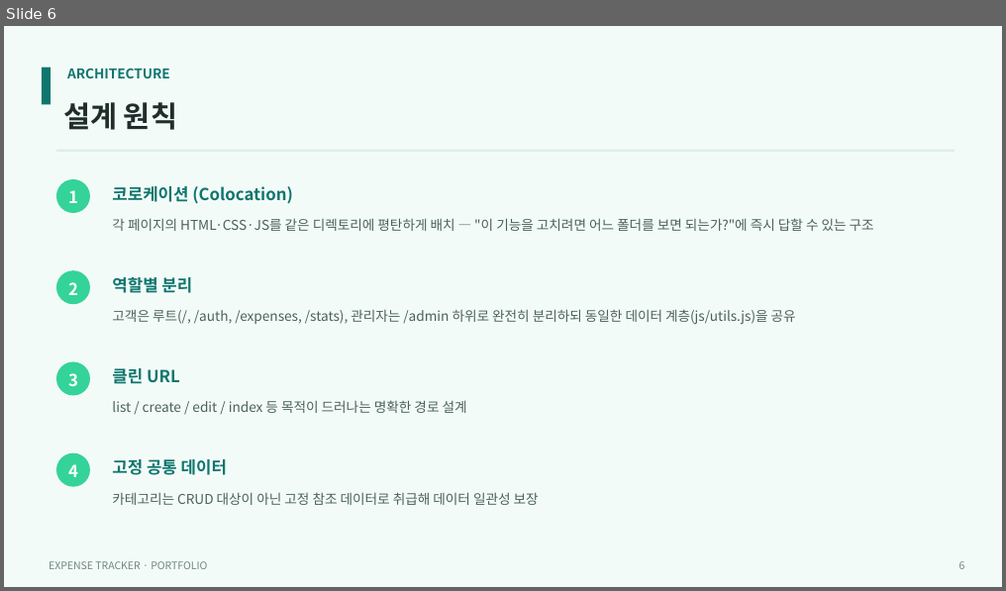
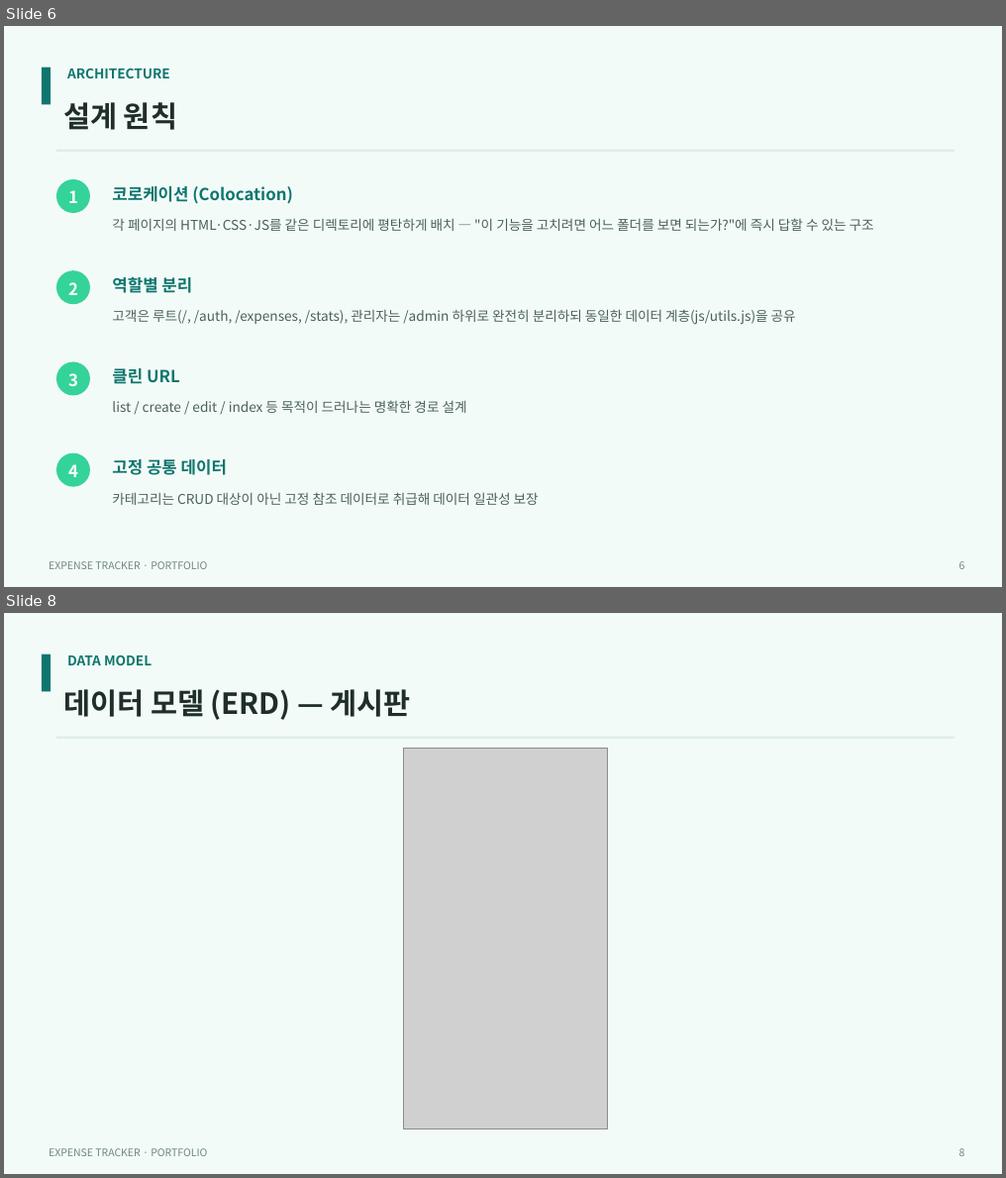
Before and after one commit to DavidLee534/expense-tracker, a slide deck: portfolio/expense-tracker-portfolio.pptx. Shown one above the other, each under a label of ours: slide 6 before the commit, slides 6 and 8 after it; the slides between them are not shown. The pictures are 1006x591 and 1006x1178 pixels, drawn with LibreOffice and Linux fonts; fonts in the diff are those of the drawing; grey boxes stand for pictures. Boxes give left, top, right and bottom in pixels: in the first picture for what was removed or moved away, otherwise in the second. Text is boxed around its words. In the diff, an @@ line names an element or a change of style, - is before the commit and + after.

```diff
--- a/portfolio/expense-tracker-portfolio.pptx
+++ b/portfolio/expense-tracker-portfolio.pptx
@@ slide 8 added at <box>4,613,1002,1174</box>, background #F3FBF8 @@
@@ rectangle added at <box>42,655,51,691</box>, fill #0F766E @@
@@ text added at <box>67,655,152,665</box>, 13 pt, text #0F766E, bold @@
+DATA MODEL
@@ text added at <box>63,689,411,720</box>, 28 pt, text #1F2E2A, bold @@
+데이터 모델 (ERD) — 게시판
@@ rectangle added at <box>56,737,954,739</box>, fill #DCEEE7 @@
@@ picture added at <box>403,748,607,1130</box> @@
@@ text added at <box>49,1149,207,1157</box>, 10 pt, text #6E8880 @@
+EXPENSE TRACKER · PORTFOLIO
@@ text added at <box>959,1149,965,1157</box>, 10 pt, text #6E8880 @@
+8
```
Also in this commit, not shown: 5 slides changed, 3 other files.
